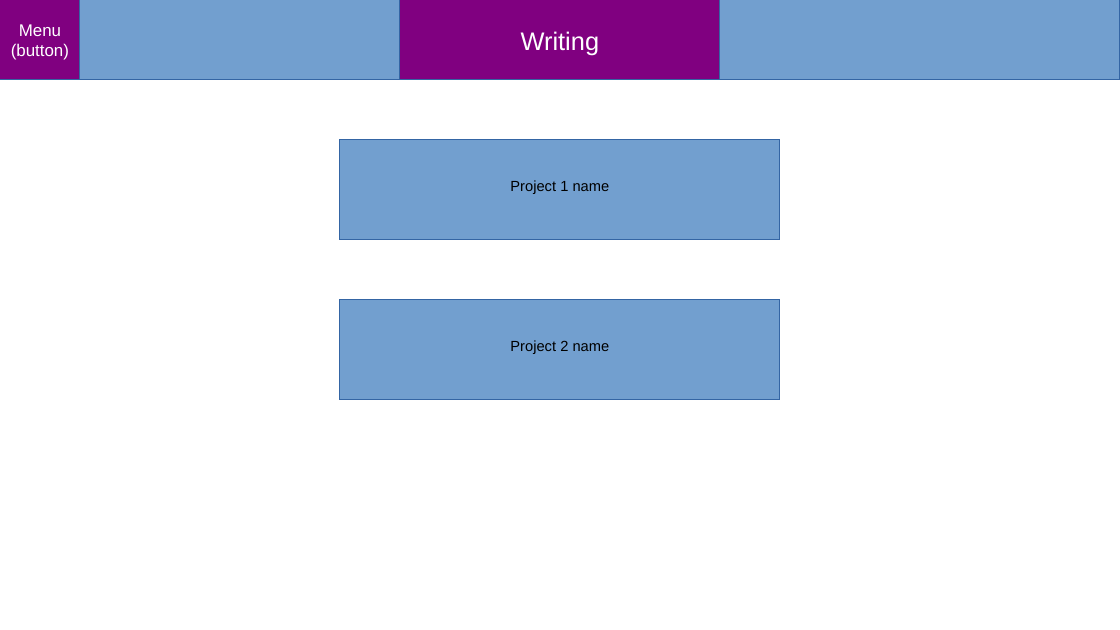
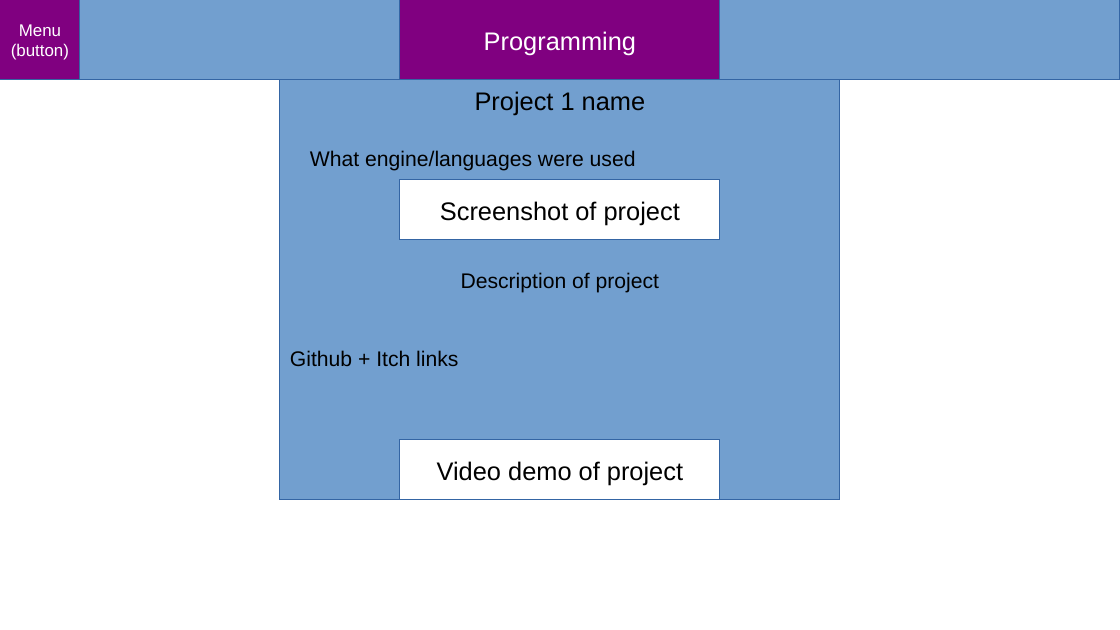
Before and after one commit to Agent-Rider/Portfolio-Website, a slide deck: slide 2 of Planning/Page designs.odp. Drawn at 1120x630 pixels with LibreOffice and Linux fonts; fonts in the diff are those of the drawing. Boxes give left, top, right and bottom in pixels: in the first picture for what was removed or moved away, otherwise in the second. Text is boxed around its words. In the diff, an @@ line names an element or a change of style, - is before the commit and + after.

Commit message:
Project info now displays properly
Added placeholder info for project 1

```diff
--- a/Planning/Page designs.odp
+++ b/Planning/Page designs.odp
@@ text in rectangle at box(484, 31, 636, 55): text changed @@
-Writing
+Programming
@@ rectangle "Project 1 name": place and size @@
-rectangle "Project 1 name" at box(340, 140, 781, 240)
+rectangle "Project 1 name" at box(281, 80, 841, 500)
@@ rectangle "Project 1 name" at box(281, 80, 841, 500): vertical alignment middle to top @@
@@ text in rectangle at box(475, 91, 646, 115): now on the baseline in "Project 1 name" @@
@@ text added at box(310, 150, 636, 171), 15 pt, text #000000 @@
+What engine/languages were used
@@ rectangle added at box(400, 180, 721, 240), fill #FFFFFF, outline #3465A4 0 pt, 18 pt, text #000000 @@
+Screenshot of project
@@ text in rectangle at box(461, 272, 659, 293): paragraph added @@
+Description of project
@@ rectangle removed at box(340, 300, 781, 399) @@
-Project 2 name
@@ text added at box(290, 350, 458, 366), 15 pt, text #000000 @@
+Github + Itch links
@@ rectangle added at box(400, 440, 721, 500), fill #FFFFFF, outline #3465A4 0 pt, 18 pt, text #000000 @@
+Video demo of project
```
Also in this commit, not shown: 7 other files.
